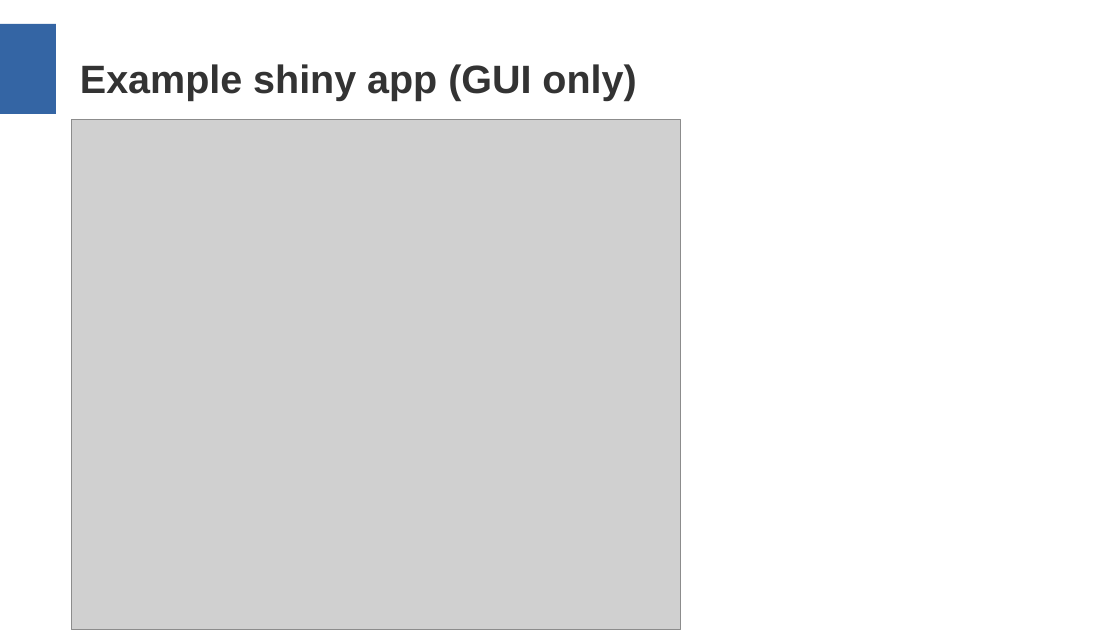
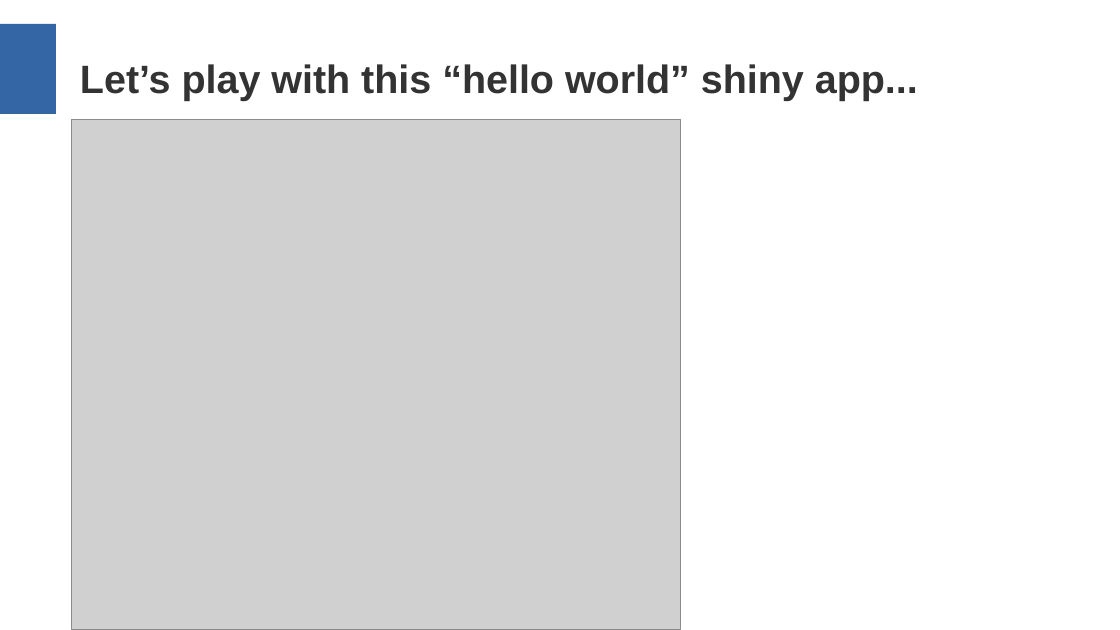
Before and after one commit to aryoda/R_shiny_post_mortem_analysis_training, a slide deck: slide 4 of Training slides.odp (slide 2 before the commit). Drawn at 1120x630 pixels with LibreOffice and Linux fonts; fonts in the diff are those of the drawing; grey boxes stand for pictures. Boxes give left, top, right and bottom in pixels: in the first picture for what was removed or moved away, otherwise in the second. Text is boxed around its words. In the diff, an @@ line names an element or a change of style, - is before the commit and + after.

Commit message:
Finalize slides (release candidate)
* typos
* clearer motivation
* final summary with best practices in one single slide

```diff
--- a/Training slides.odp
+++ b/Training slides.odp
@@ title at <box>80,64,918,101</box>: text changed @@
-Example shiny app (GUI only)
+Let’s play with this “hello world” shiny app...
```
Also in this commit, not shown: 4 other slides changed, 3 slides added.
